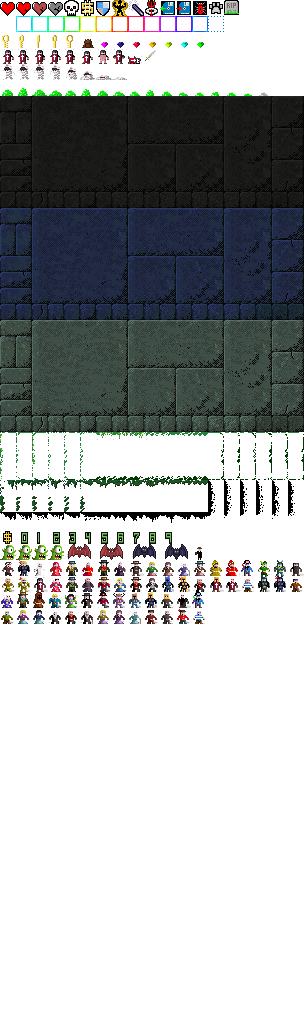
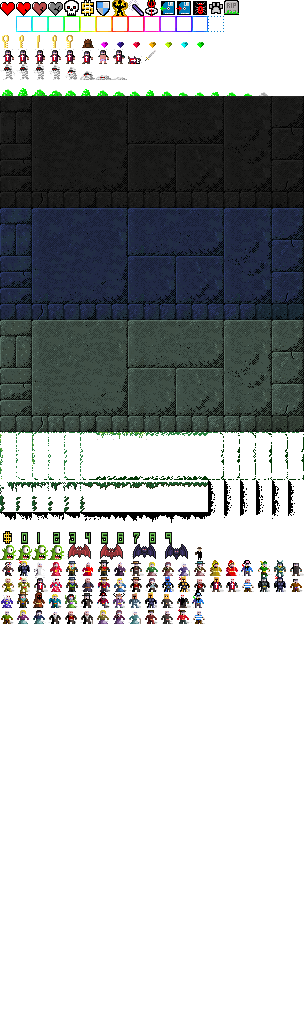
Layered file, before and after one edit (w=304, h=1024). Changes by layer:
painted on "Layer" over [0, 432, 296, 547]
